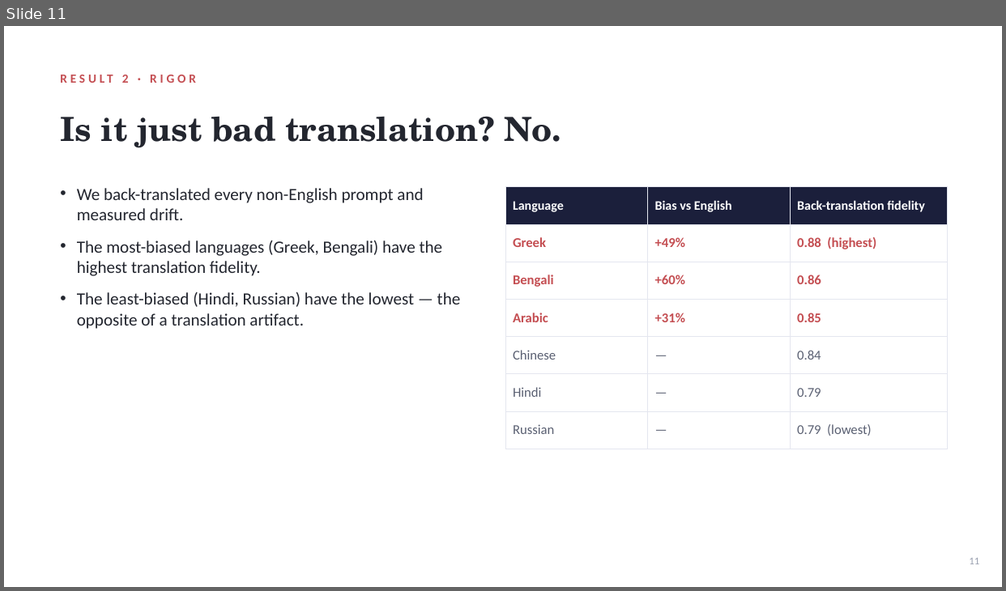
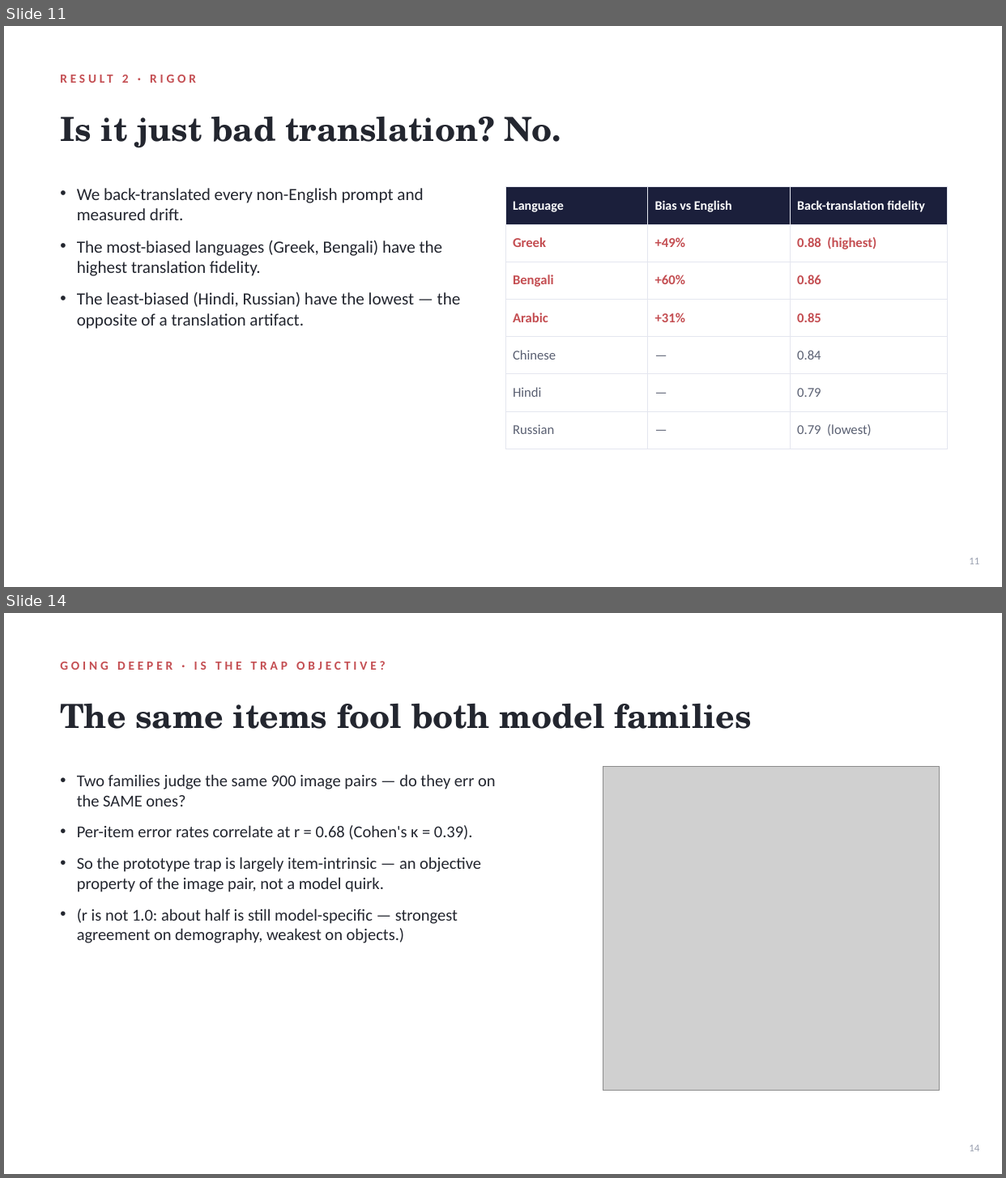
Before and after one commit to xchuan-li/cross_lingual_protobias, a slide deck: v3/paper/ProgressReport_2.pptx. Shown one above the other, each under a label of ours: slide 11 before the commit, slides 11 and 14 after it; the slides between them are not shown. The pictures are 1006x591 and 1006x1178 pixels, drawn with LibreOffice and Linux fonts; fonts in the diff are those of the drawing; grey boxes stand for pictures. Boxes give left, top, right and bottom in pixels: in the first picture for what was removed or moved away, otherwise in the second. Text is boxed around its words. In the diff, an @@ line names an element or a change of style, - is before the commit and + after.

```diff
--- a/v3/paper/ProgressReport_2.pptx
+++ b/v3/paper/ProgressReport_2.pptx
@@ slide 14 added at [4, 613, 1002, 1174], background #FFFFFF @@
@@ text added at [60, 661, 386, 670], 12 pt, text #C44E52, bold @@
+GOING DEEPER · IS THE TRAP OBJECTIVE?
@@ text added at [60, 703, 751, 729], 32 pt, text #23262F, bold @@
+The same items fool both model families
@@ text added at [77, 774, 496, 943], 16 pt, text #23262F @@
+• Two families judge the same 900 image pairs — do they err on the SAME ones?
+• Per-item error rates correlate at r = 0.68 (Cohen's κ = 0.39).
+• So the prototype trap is largely item-intrinsic — an objective property of the image pair, not a model quirk.
+• (r is not 1.0: about half is still model-specific — strongest agreement on demography, weakest on objects.)
@@ picture added at [603, 766, 940, 1092] @@
@@ text added at [969, 1145, 979, 1152], 10 pt, text #9AA0B0 @@
+14
```
Also in this commit, not shown: 4 slides changed, 5 other slides added, 1 slide removed, 12 other files.
